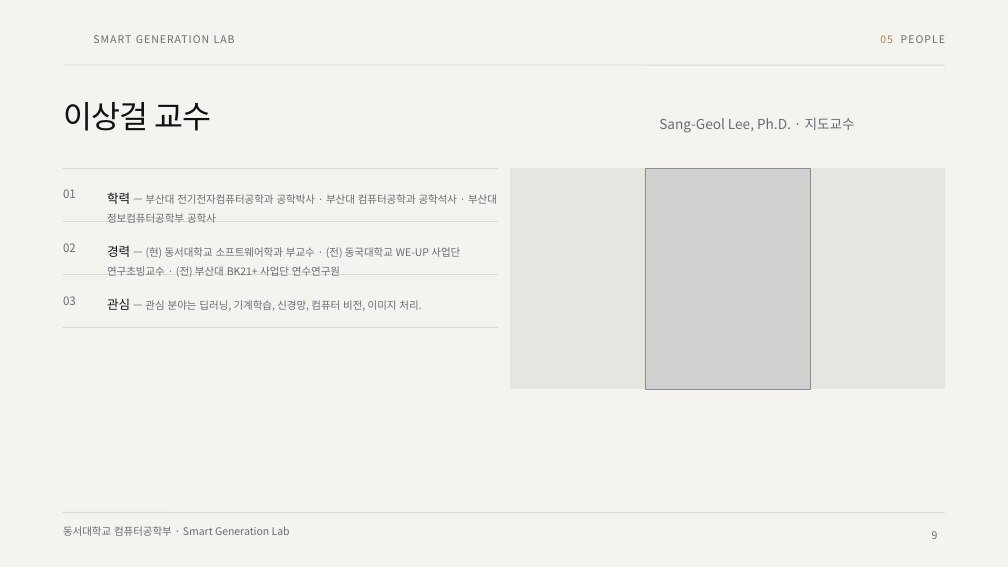
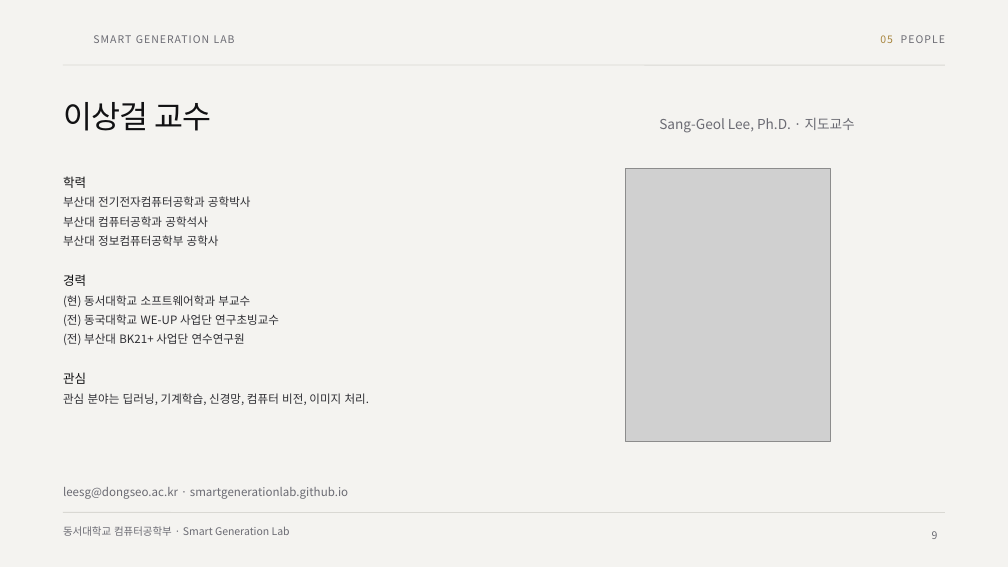
Before and after one commit to SmartGenerationLab/smartgenerationlab.github.io, a slide deck: slide 9 of downloads/sgl-intro.pptx. Drawn at 1008x567 pixels with LibreOffice and Linux fonts; fonts in the diff are those of the drawing; grey boxes stand for pictures; background and template pictures are left out. Boxes give left, top, right and bottom in pixels: in the first picture for what was removed or moved away, otherwise in the second. Text is boxed around its words. In the diff, an @@ line names an element or a change of style, - is before the commit and + after.

```diff
--- a/downloads/sgl-intro.pptx
+++ b/downloads/sgl-intro.pptx
@@ text at (63,176,370,405): text changed; size 10 to 11 pt; text colour #6B6B73 to #2E2E33 @@
-경력 — (현) 동서대학교 소프트웨어학과 부교수 · (전) 동국대학교 WE-UP 사업단 연구초빙교수 · (전) 부산대 BK21+ 사업단 연수연구원
+학력
+부산대 전기전자컴퓨터공학과 공학박사
+부산대 컴퓨터공학과 공학석사
+부산대 정보컴퓨터공학부 공학사
+경력
+(현) 동서대학교 소프트웨어학과 부교수
+(전) 동국대학교 WE-UP 사업단 연구초빙교수
+(전) 부산대 BK21+ 사업단 연수연구원
+관심
+관심 분야는 딥러닝, 기계학습, 신경망, 컴퓨터 비전, 이미지 처리.
@@ line removed from (63, 169) to (498, 169) @@
@@ rectangle removed at (510,169,945,389) @@
@@ picture: place and size @@
-picture at (645,169,811,389)
+picture at (625,169,830,442)
@@ text removed at (63,189,76,198) @@
-01
@@ text removed at (107,192,497,223) @@
-학력 — 부산대 전기전자컴퓨터공학과 공학박사 · 부산대 컴퓨터공학과 공학석사 · 부산대 정보컴퓨터공학부 공학사
@@ line removed from (63, 222) to (498, 222) @@
@@ text removed at (63,243,76,252) @@
-02
@@ line removed from (63, 274) to (498, 274) @@
@@ text removed at (63,296,76,305) @@
-03
@@ text removed at (107,298,421,311) @@
-관심 — 관심 분야는 딥러닝, 기계학습, 신경망, 컴퓨터 비전, 이미지 처리.
@@ text removed at (510,271,945,287) @@
-생성 결과 이미지 · 도표 자리 (16:10)
@@ line removed from (63, 327) to (498, 327) @@
@@ text added at (63,487,348,499), 11 pt, text #6B6B73 @@
+leesg@dongseo.ac.kr · smartgenerationlab.github.io
```
Also in this commit, not shown: 21 other files.
